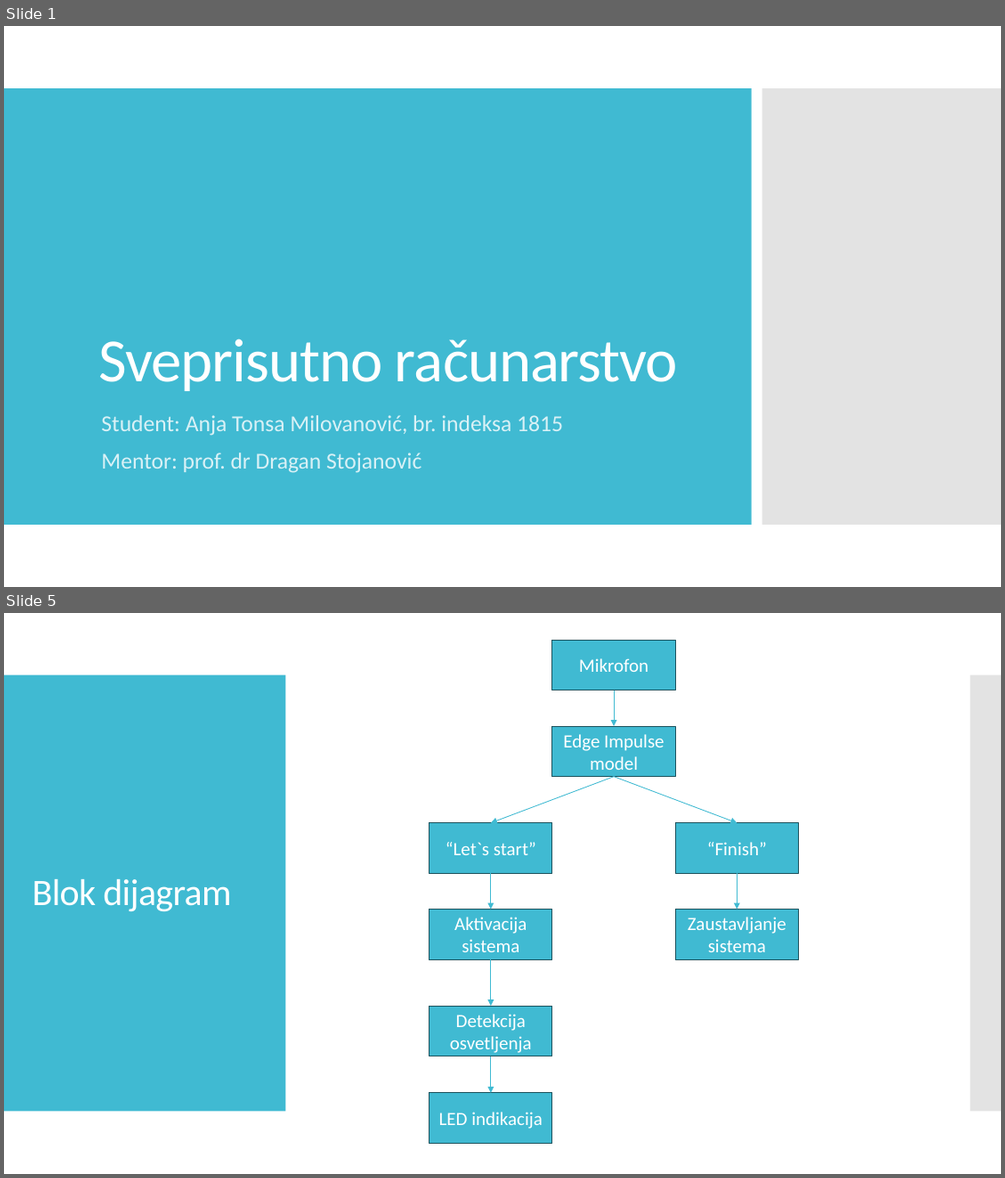
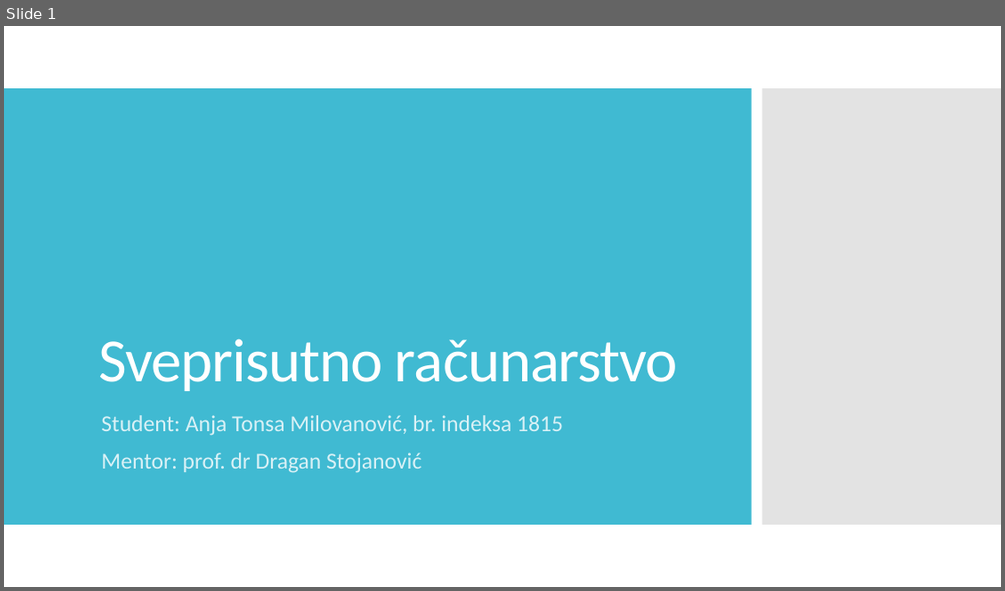
Before and after one commit to anjatonsa/ips-project2, a slide deck: Sveprisutno računarstvo - Projekat 2.pptx. Shown one above the other, each under a label of ours: slides 1 and 5 before the commit, slide 1 after it; the slides between them are not shown. The pictures are 1005x1178 and 1005x591 pixels, drawn with LibreOffice and Linux fonts; fonts in the diff are those of the drawing. Boxes give left, top, right and bottom in pixels: in the first picture for what was removed or moved away, otherwise in the second. Text is boxed around its words. In the diff, an @@ line names an element or a change of style, - is before the commit and + after.

```diff
--- a/Sveprisutno računarstvo - Projekat 2.pptx
+++ b/Sveprisutno računarstvo - Projekat 2.pptx
@@ slide 5 removed at [4,613,1001,1174], background #FFFFFF @@
@@ rectangle removed at [552,640,676,690] @@
-Mikrofon
@@ rectangle removed at [4,675,286,1111] @@
@@ arrow removed from (615, 690) to (615, 726) @@
@@ rectangle removed at [971,675,1001,1111] @@
@@ rectangle removed at [552,726,676,776] @@
-Edge Impulse model
@@ arrow removed from (615, 777) to (491, 823) @@
@@ arrow removed from (615, 777) to (736, 823) @@
@@ rectangle removed at [429,823,553,873] @@
-“Let`s start”
@@ rectangle removed at [676,823,799,873] @@
-“Finish”
@@ title removed at [32,879,231,911] @@
-Blok dijagram
@@ arrow removed from (491, 873) to (491, 909) @@
@@ arrow removed from (736, 873) to (736, 909) @@
@@ rectangle removed at [429,909,553,959] @@
-Aktivacija sistema
@@ rectangle removed at [676,909,799,959] @@
-Zaustavljanje sistema
@@ arrow removed from (491, 959) to (491, 1005) @@
@@ rectangle removed at [429,1005,553,1055] @@
-Detekcija osvetljenja
@@ arrow removed from (491, 1056) to (491, 1093) @@
@@ rectangle removed at [429,1093,553,1143] @@
-LED indikacija
```
Also in this commit, not shown: 5 slides changed, 3 slides added, 2 other slides removed, 3 other files.
